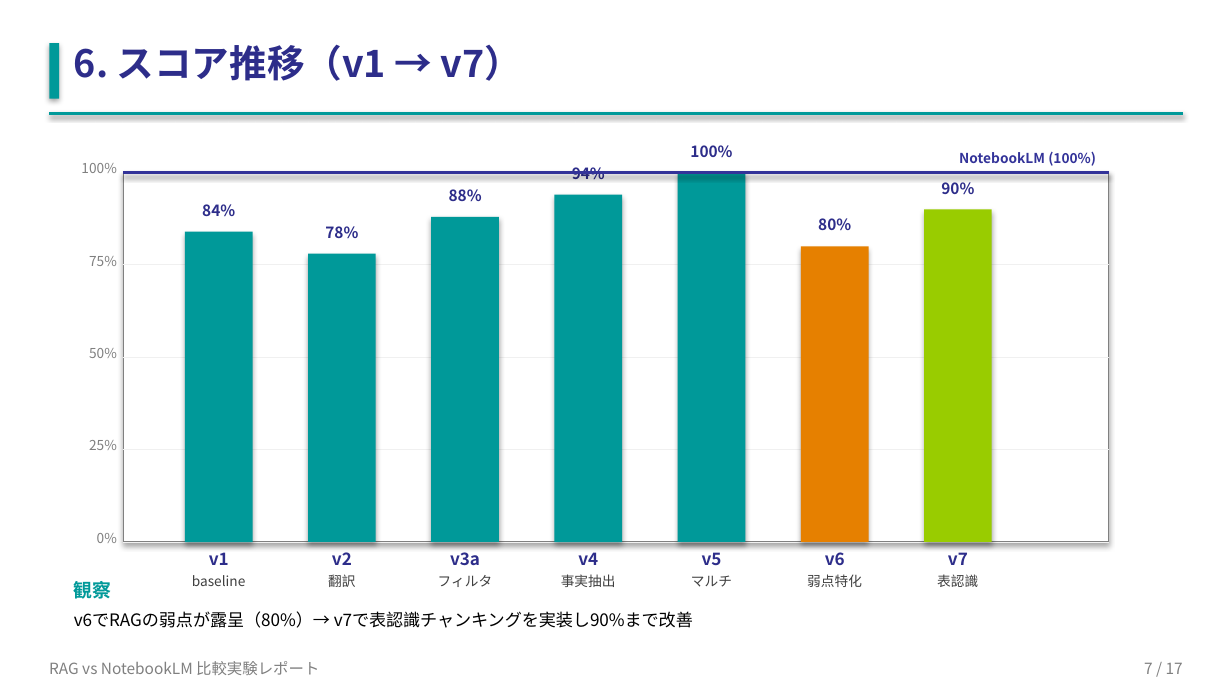
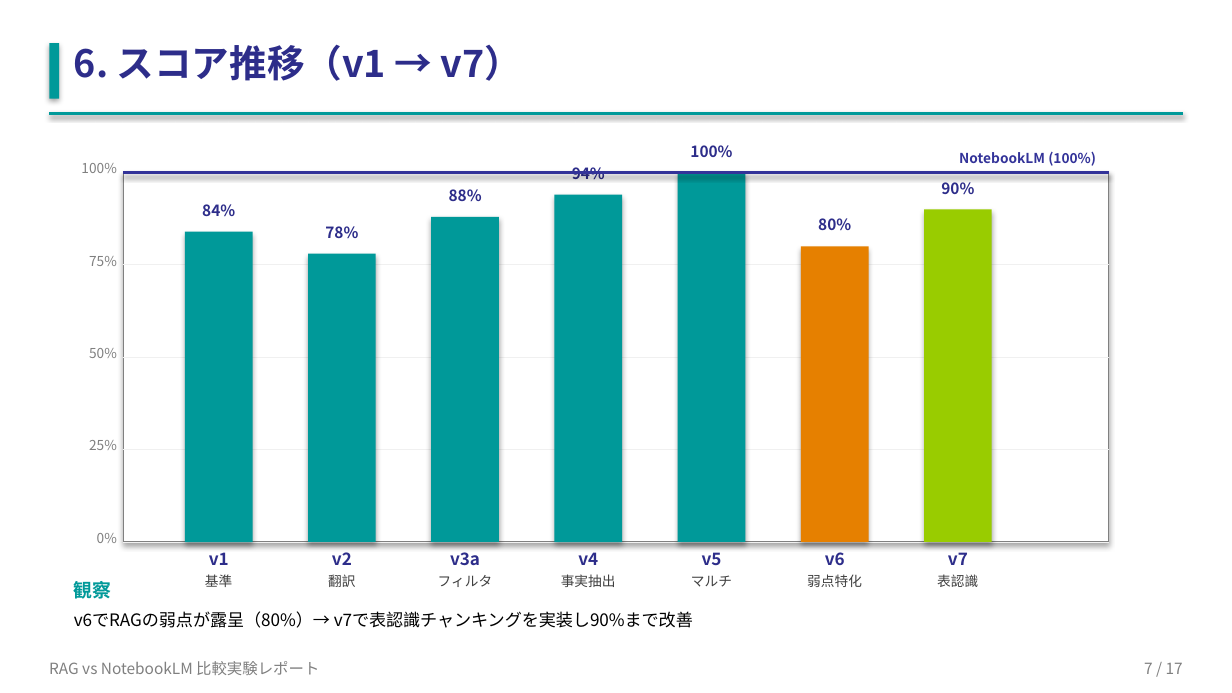
Before and after one commit to shogonakamura1/rag-comparison, a slide deck: slide 7 of RAG_vs_NotebookLM_report.pptx. Drawn at 1232x693 pixels with LibreOffice and Linux fonts; fonts in the diff are those of the drawing. Boxes give left, top, right and bottom in pixels: in the first picture for what was removed or moved away, otherwise in the second. Text is boxed around its words. In the diff, an @@ line names an element or a change of style, - is before the commit and + after.

```diff
--- a/RAG_vs_NotebookLM_report.pptx
+++ b/RAG_vs_NotebookLM_report.pptx
@@ text at box(205, 574, 232, 587): text changed @@
-baseline
+基準
```
Also in this commit, not shown: 13 other slides changed, 5 other files.
